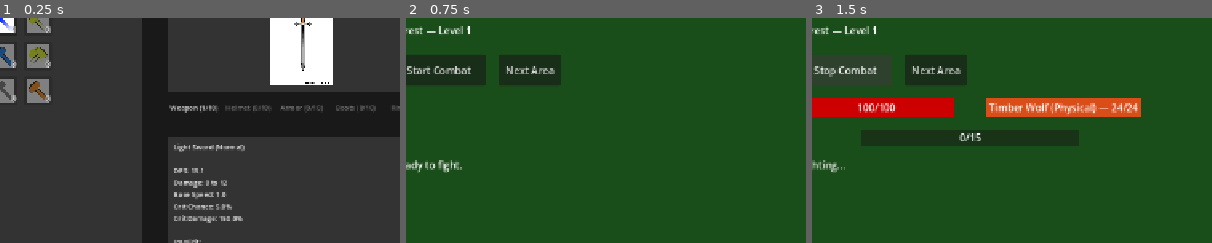
Above: before the commit, frames 1-3 (left to right).
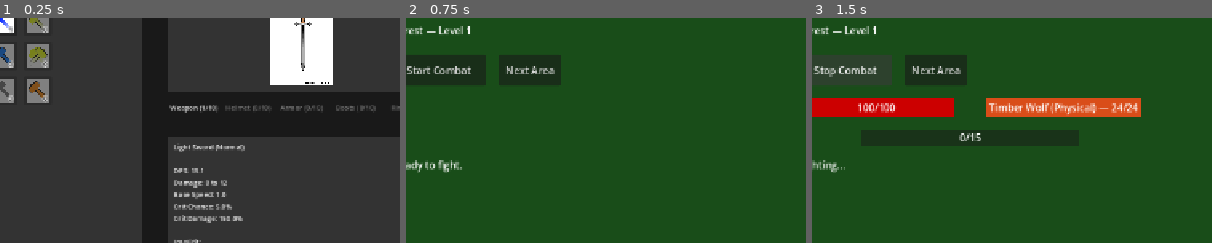
Above: after the commit, the same moments.

Repository: loginn/hammertime
Game: Godot game, scene res://scenes/main.tscn
The game is run twice, just before and just after one commit, with the same random seed, the same clock (stepped at 60 frames per second) and the same inputs.
Inputs:
- Up to frame 1 (0.25 s): no input
- Up to frame 2 (0.75 s): click "Adventure" at 0.5 s
- Up to frame 3 (1.5 s): click "Start Combat" at 1.25 s
The pictures show only the part of the screen within x 6-56%, y 13-63%; the shares and areas given below are measured in that part.

The runs differ from the first frame. In frame 1, 0.3% of the frame differs, in the area x 2-13%, y 3-37%; in frame 2, nothing differs; in frame 3, nothing differs.

Commit message:
fix: shift count label further left (right edge 38 instead of 43)
Co-Authored-By: Claude Opus 4.6 <noreply@anthropic.com>

Diff:
--- a/scenes/forge_view.tscn
+++ b/scenes/forge_view.tscn
@@ -38,9 +38,9 @@
 
 [node name="CountLabel" type="Label" parent="HammerSidebar/RunicHammerBtn"]
 layout_mode = 0
-offset_left = 2.0
-offset_top = 27.0
-offset_right = 43.0
+offset_left = 0.0
+offset_top = 27.0
+offset_right = 38.0
 offset_bottom = 43.0
 theme_override_font_sizes/font_size = 11
 theme_override_colors/font_color = Color(0, 0, 0, 1)
@@ -62,9 +62,9 @@
 
 [node name="CountLabel" type="Label" parent="HammerSidebar/ForgeHammerBtn"]
 layout_mode = 0
-offset_left = 2.0
-offset_top = 27.0
-offset_right = 43.0
+offset_left = 0.0
+offset_top = 27.0
+offset_right = 38.0
 offset_bottom = 43.0
 theme_override_font_sizes/font_size = 11
 theme_override_colors/font_color = Color(0, 0, 0, 1)
@@ -86,9 +86,9 @@
 
 [node name="CountLabel" type="Label" parent="HammerSidebar/TackHammerBtn"]
 layout_mode = 0
-offset_left = 2.0
-offset_top = 27.0
-offset_right = 43.0
+offset_left = 0.0
+offset_top = 27.0
+offset_right = 38.0
 offset_bottom = 43.0
 theme_override_font_sizes/font_size = 11
 theme_override_colors/font_color = Color(0, 0, 0, 1)
@@ -110,9 +110,9 @@
 
 [node name="CountLabel" type="Label" parent="HammerSidebar/GrandHammerBtn"]
 layout_mode = 0
-offset_left = 2.0
-offset_top = 27.0
-offset_right = 43.0
+offset_left = 0.0
+offset_top = 27.0
+offset_right = 38.0
 offset_bottom = 43.0
 theme_override_font_sizes/font_size = 11
 theme_override_colors/font_color = Color(0, 0, 0, 1)
@@ -134,9 +134,9 @@
 
 [node name="CountLabel" type="Label" parent="HammerSidebar/ClawHammerBtn"]
 layout_mode = 0
-offset_left = 2.0
-offset_top = 27.0
-offset_right = 43.0
+offset_left = 0.0
+offset_top = 27.0
+offset_right = 38.0
 offset_bottom = 43.0
 theme_override_font_sizes/font_size = 11
 theme_override_colors/font_color = Color(0, 0, 0, 1)
@@ -158,9 +158,9 @@
 
 [node name="CountLabel" type="Label" parent="HammerSidebar/TuningHammerBtn"]
 layout_mode = 0
-offset_left = 2.0
-offset_top = 27.0
-offset_right = 43.0
+offset_left = 0.0
+offset_top = 27.0
+offset_right = 38.0
 offset_bottom = 43.0
 theme_override_font_sizes/font_size = 11
 theme_override_colors/font_color = Color(0, 0, 0, 1)
